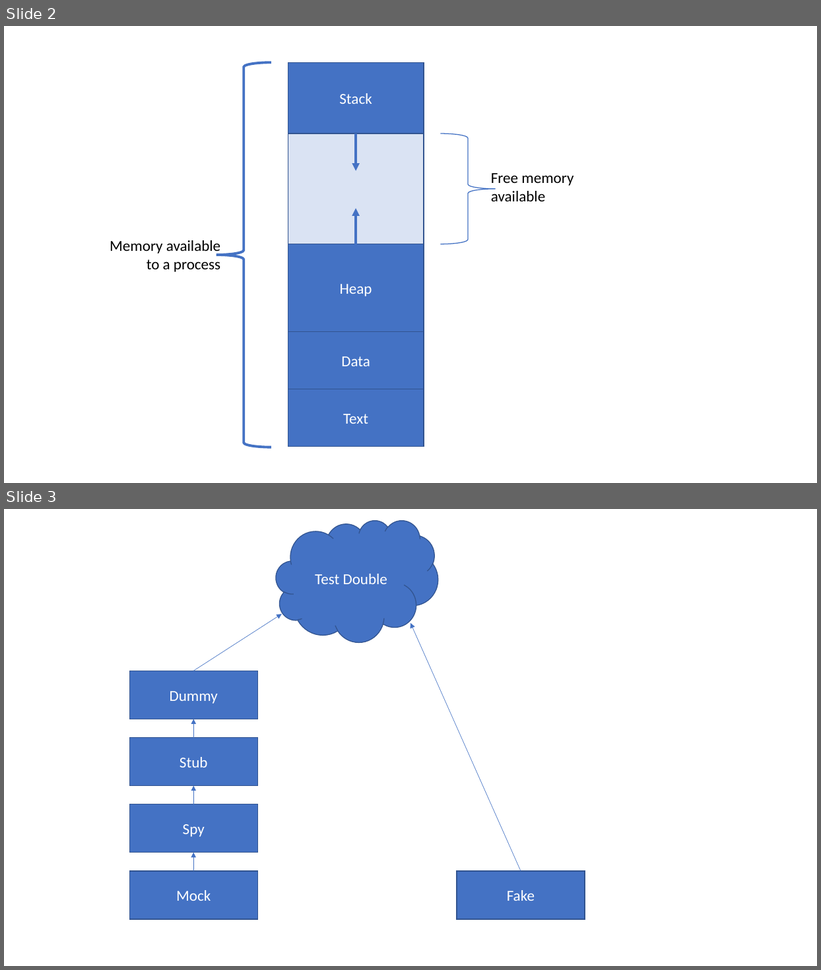
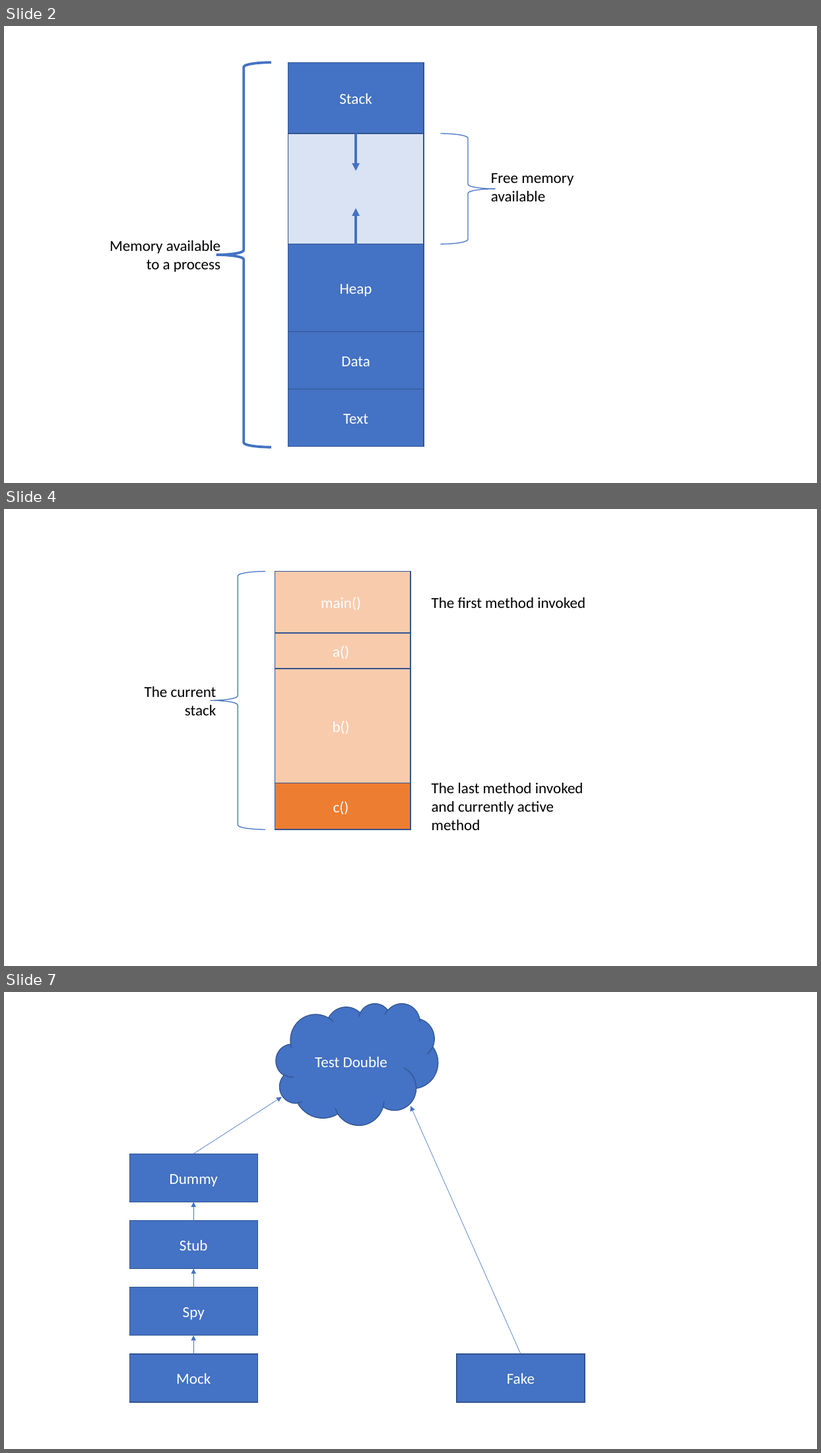
Before and after one commit to albertattard/java-boot-camp, a slide deck: assets/images/Images.pptx. Shown one above the other, each under a label of ours: slides 2 and 3 before the commit, slides 2, 4 and 7 after it; the slides between them are not shown. The pictures are 821x970 and 821x1453 pixels, drawn with LibreOffice and Linux fonts; fonts in the diff are those of the drawing. Boxes give left, top, right and bottom in pixels: in the first picture for what was removed or moved away, otherwise in the second. Text is boxed around its words. In the diff, an @@ line names an element or a change of style, - is before the commit and + after.

Commit message:
Add stack & heap examples

```diff
--- a/assets/images/Images.pptx
+++ b/assets/images/Images.pptx
@@ slide 4 added at (x1=4, y1=509, x2=817, y2=966), background #FFFFFF @@
@@ left brace added at (x1=210, y1=571, x2=265, y2=830), outline #4472C4 1 pt @@
@@ rectangle added at (x1=275, y1=571, x2=411, y2=633), fill #F8CBAD, outline #325491 1 pt, 18 pt, text #FFFFFF @@
+main()
@@ text added at (x1=432, y1=597, x2=585, y2=608), 18 pt, text #000000 @@
+The first method invoked
@@ rectangle added at (x1=275, y1=633, x2=411, y2=668), fill #F8CBAD, outline #325491 1 pt, 18 pt, text #FFFFFF @@
+a()
@@ text added at (x1=145, y1=687, x2=217, y2=716), 18 pt, text #000000 @@
+The current stack
@@ rectangle added at (x1=275, y1=669, x2=411, y2=784), fill #F8CBAD, outline #325491 1 pt, 18 pt, text #FFFFFF @@
+b()
@@ rectangle added at (x1=275, y1=784, x2=411, y2=830), fill #ED7D31, outline #325491 1 pt, 18 pt, text #FFFFFF @@
+c()
@@ text added at (x1=432, y1=783, x2=583, y2=830), 18 pt, text #000000 @@
+The last method invoked and currently active method
@@ what was slide 3 is now slide 7 @@
```
Also in this commit, not shown: 3 other slides added, 5 other files.
